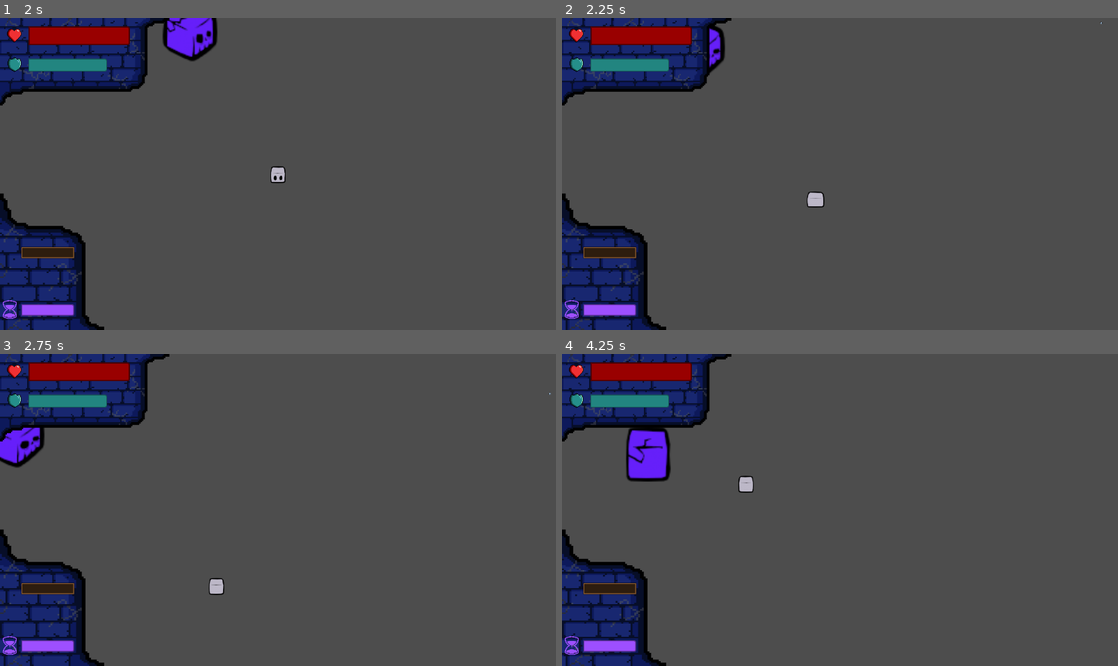
Above: before the commit, frames 1-4 (two rows, left to right).
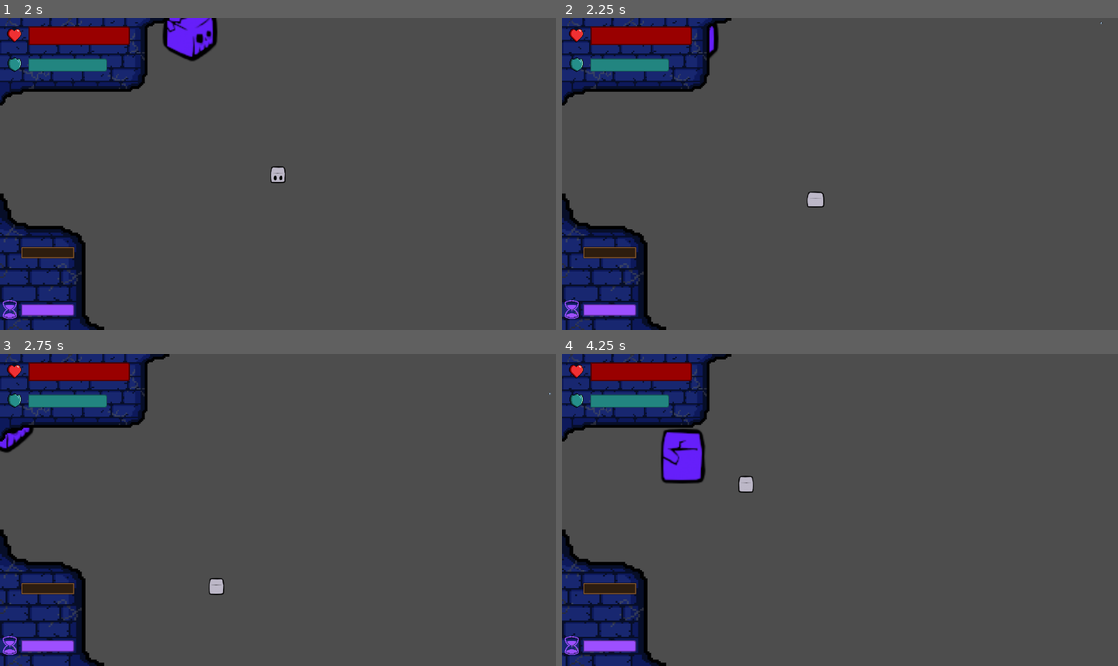
Above: after the commit, the same moments.

Repository: TheMilanMiracle/pyramid-scam-games-game
Game: Godot game, scene res://scenes/rooms/boss_room.tscn
The game is run twice, just before and just after one commit, with the same random seed, the same clock (stepped at 60 frames per second) and the same inputs. This scene is started directly instead of the project's main scene.
Inputs (mouse positions are in pixels of both pictures, inside the frame that each line leads up to):
- Up to frame 1 (2 s): move the mouse to (400, 158) at 0.52 s; hold D (right) 0.53-1.28 s; hold F (force) 0.53-1.28 s; click (400, 158) at 0.67 s; move the mouse to (166, 189) at 1.27 s; hold S (down) from 1.28 s (still down); tap Q (select) at 1.35 s
- Up to frame 2 (2.25 s): move the mouse to (895, 105) at 2.02 s; release S (down) at 2.03 s; hold D (right) from 2.03 s (still down); tap Space (space) at 2.1 s
- Up to frame 3 (2.75 s): keep holding D (right)
- Up to frame 4 (4.25 s): move the mouse to (812, 572) at 2.77 s; release D (right) at 2.78 s; hold W (up) 2.78-3.53 s; tap E (use) at 2.85 s; click (812, 572) at 2.92 s; tap Enter at 3.5 s; move the mouse to (1006, 556) at 3.52 s; hold A (left) from 3.53 s (still down); hold F (force) from 3.53 s (still down)

Frame 1 is identical in both runs. In frame 2, 0.3% of the frame differs, in the area x 26-30%, y 1-18%; in frame 3, 0.7%; in frame 4, 2.4%, in the area x 11-26%, y 23-42%.

Commit message:
fix boss bullet collisions and add boss run state

Diff:
--- a/juego-single/scenes/entities/Boss.tscn
+++ b/juego-single/scenes/entities/Boss.tscn
@@ -7,6 +7,7 @@
 [ext_resource type="Script" path="res://scripts/entities/boss/attack_state.gd" id="6_4adej"]
 [ext_resource type="Script" path="res://scripts/entities/boss/idle_state.gd" id="7_2sg3r"]
 [ext_resource type="Script" path="res://scripts/entities/boss/charged_attack_state.gd" id="8_7l3du"]
+[ext_resource type="Script" path="res://scripts/entities/boss/run_state.gd" id="8_fm0pq"]
 
 [sub_resource type="RectangleShape2D" id="RectangleShape2D_si4gy"]
 size = Vector2(21.5, 23.1)
@@ -294,6 +295,9 @@
 [node name="ChargedAttackState" type="Node2D" parent="StateMachine"]
 script = ExtResource("8_7l3du")
 
+[node name="RunState" type="Node2D" parent="StateMachine"]
+script = ExtResource("8_fm0pq")
+
 [node name="StateTimer" type="Timer" parent="."]
 one_shot = true
 
--- a/juego-single/scenes/player/player.tscn
+++ b/juego-single/scenes/player/player.tscn
@@ -371,7 +371,8 @@
 corner_radius_bottom_right = 5
 
 [node name="Player" type="CharacterBody2D" node_paths=PackedStringArray("slow_area")]
-collision_mask = 14
+collision_layer = 2
+collision_mask = 61
 script = ExtResource("1_mos1g")
 slow_area = NodePath("SlowArea")
 
--- a/juego-single/scenes/rooms/boss_room.tscn
+++ b/juego-single/scenes/rooms/boss_room.tscn
@@ -1,6 +1,6 @@
 [gd_scene load_steps=3 format=3 uid="uid://bcxodme56yiib"]
 
-[ext_resource type="PackedScene" uid="uid://dca2bh7553sjp" path="res://scenes/entities/Boss.tscn" id="1_5v7bm"]
+[ext_resource type="PackedScene" uid="uid://dca2bh7553sjp" path="res://scenes/entities/boss.tscn" id="1_5v7bm"]
 [ext_resource type="PackedScene" uid="uid://ygpasvck8iev" path="res://scenes/player/player.tscn" id="3_fvh5i"]
 
 [node name="BossRoom" type="Node2D"]
@@ -10,6 +10,4 @@
 scale = Vector2(1.5, 1.5)
 
 [node name="Boss" parent="." node_paths=PackedStringArray("player") instance=ExtResource("1_5v7bm")]
-collision_layer = 4
-collision_mask = 15
 player = NodePath("../Player")
--- a/juego-single/scripts/entities/boss/attack_state.gd
+++ b/juego-single/scripts/entities/boss/attack_state.gd
@@ -6,7 +6,7 @@
 
 
 func _ready() -> void:
-	timer_val = 3.0
+	timer_val = 1.5
 
 
 func state_ready(_timer: Timer, _boss: Boss) -> void:
@@ -22,7 +22,7 @@
 
 	var state = RandomNumberGenerator.new().randi() % 100
 
-	if state < 50:
+	if state < 30:
 		machine.boss_state = machine.charged_attack_state
 	else:
 		machine.boss_state = self
@@ -35,9 +35,9 @@
 
 	boss.direction = (boss.player.global_position - boss.global_position).normalized()
 
-	for i in range(-9, 10):
+	for i in range(-10, 11):
 		var bullet: Bullet = pkd_bullet.instantiate()
-		get_parent().get_parent().add_child(bullet)
+		boss.get_parent().add_child(bullet)
 
 		bullet.global_position = boss.normal_bullet_marker.global_position
 		bullet.rotation = boss.bullet_pivot.rotation  + (0.2 * i)
--- a/juego-single/scripts/entities/boss/boss_state.gd
+++ b/juego-single/scripts/entities/boss/boss_state.gd
@@ -3,6 +3,9 @@
 
 var timer_val: float = 2.
 var boss: Boss
+
+const MAX_DISTANCE: int =  400
+var DISTANCE: float
 
 func state_ready(_timer: Timer, _boss: Boss) -> void:
 	boss = _boss
@@ -11,8 +14,11 @@
 
 
 func state_process(delta:float, player: Player, boss: CharacterBody2D) -> void:
-	pass
+	DISTANCE = boss.global_position.distance_to(player.global_position)
 
 
 func state_transition(machine: StateMachine) -> void:
+	if DISTANCE <= MAX_DISTANCE:
+		machine.boss_state = machine.run_state
+
 	machine.state_timer.start()
--- a/juego-single/scripts/entities/boss/charged_attack_state.gd
+++ b/juego-single/scripts/entities/boss/charged_attack_state.gd
@@ -17,20 +17,20 @@
 
 	for i in range(-1, 2):
 		var bullet: Bullet = pkd_bullet.instantiate()
-		get_parent().get_parent().add_child(bullet)
+		boss.get_parent().add_child(bullet)
 
 		bullet.global_position = boss.charged_bullet_marker.global_position
 		bullet.rotation = boss.bullet_pivot.rotation + (0.35 * i)
-		bullet.SPEED_MULTIPLIER = 0.2
-		bullet.DAMAGE = 3
+		bullet.SPEED_MULTIPLIER = 0.15
+		bullet.DAMAGE = 4
 
 		bullet.scale = Vector2(10, 10)
 		bullet.modulate = Color(0.95, 0.45, 0.9)
 
 		bullet.set_collision_layer_value(5, false)
-		bullet.set_collision_mask_value(2, false)
 		bullet.set_collision_layer_value(6, true)
 		bullet.set_collision_mask_value(6, false)
+		bullet.set_collision_mask_value(2, false)
 
 
 func state_transition(machine: StateMachine) -> void:
--- /dev/null
+++ b/juego-single/scripts/entities/boss/run_state.gd
@@ -0,0 +1,33 @@
+extends BossState
+class_name RunState
+
+const SPEED: int = 300
+
+
+func _ready() -> void:
+	timer_val = 0.5
+
+
+func state_ready(_timer: Timer, _boss: Boss) -> void:
+	super.state_ready(_timer, _boss)
+
+
+func state_process(delta:float, player: Player, boss: CharacterBody2D) -> void:
+	super.state_process(delta, player, boss)
+	var direction
+
+	direction = (player.global_position - boss.global_position).normalized()
+	boss.direction = direction * -1
+	boss.position -= direction * delta * SPEED
+
+
+func state_transition(machine: StateMachine) -> void:
+	if DISTANCE > MAX_DISTANCE:
+		var state = RandomNumberGenerator.new().randi() % 100
+
+		if state < 60:
+			machine.boss_state = machine.following_state
+		else:
+			machine.boss_state = machine.attack_state
+
+	super.state_transition(machine)
--- a/juego-single/scripts/entities/boss/state_machine.gd
+++ b/juego-single/scripts/entities/boss/state_machine.gd
@@ -5,6 +5,7 @@
 @onready var following_state: FollowingState = $FollowingState
 @onready var attack_state: AttackState = $AttackState
 @onready var charged_attack_state: ChargedAttackState = $ChargedAttackState
+@onready var run_state: RunState = $RunState
 
 @onready var state_timer: Timer = $"../StateTimer"
 
Not shown: 1 places in juego-single/scenes/entities/Boss.tscn that only renumber resources
